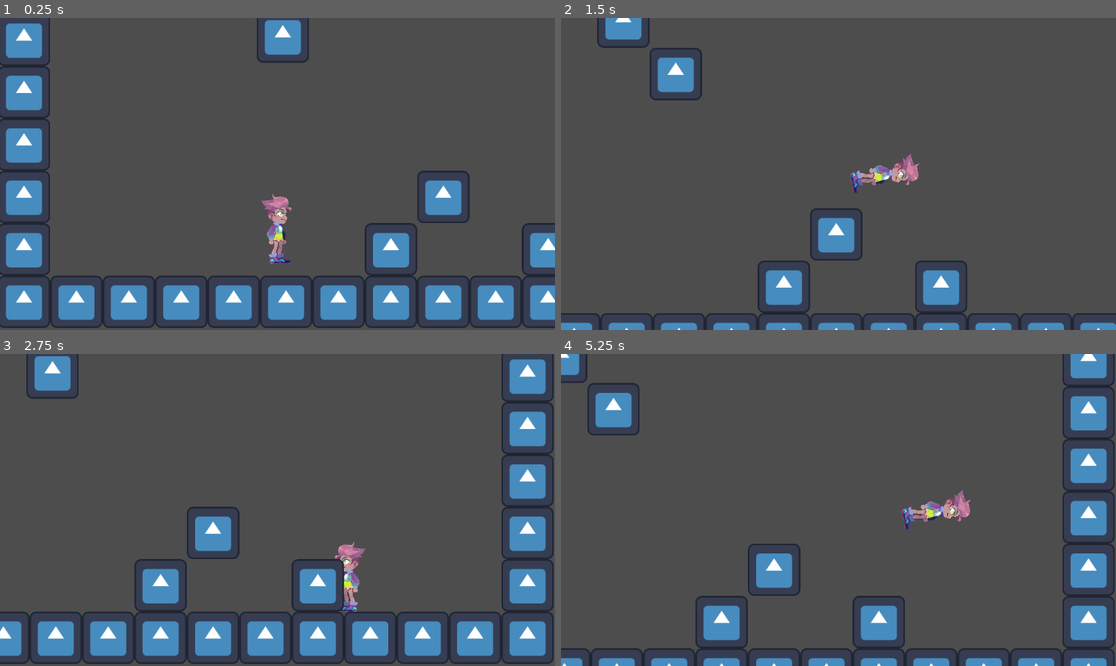
Above: before the commit, frames 1-4 (two rows, left to right).
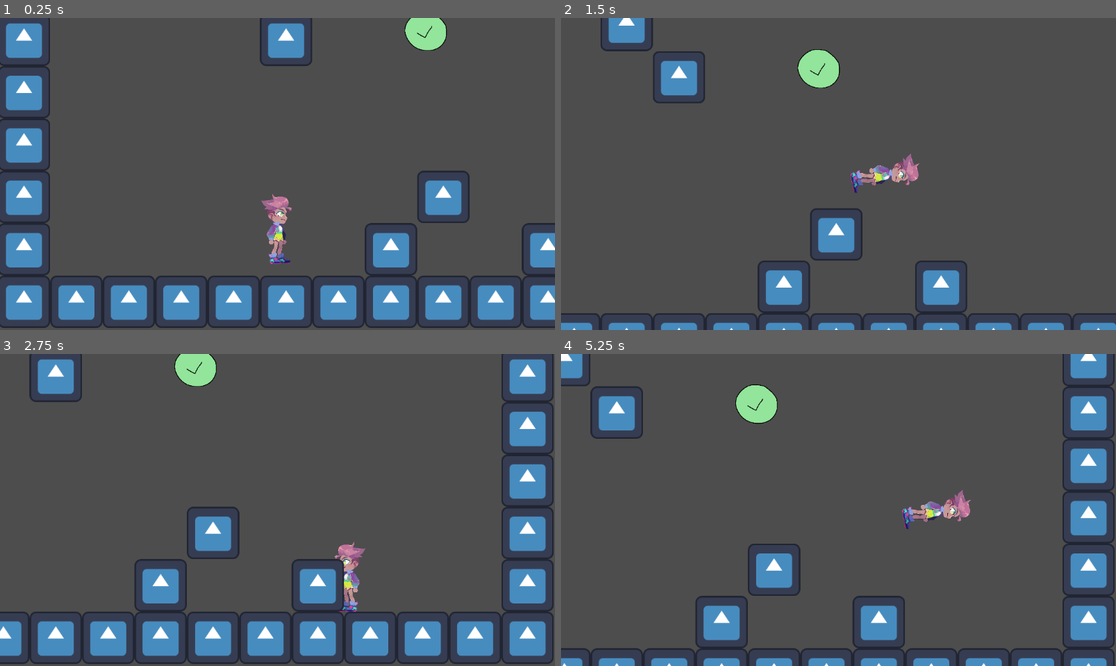
Above: after the commit, the same moments.

Repository: pepperfruits/Aurelia
Game: Godot game, scene res://Levels/TestingLevel/testing_level.tscn
Same seed, same stepped clock (60 frames per second), same inputs: the game is played once before the commit and once after it. The engine's default icon, where the game draws it, is replaced by a stand-in: a white triangle on a blue panel in a dark square.
Inputs:
- Up to frame 1 (0.25 s): no input
- Up to frame 2 (1.5 s): hold Right (move_right) from 0.53 s (still down); tap C (dash) at 0.6, 1.35 s; tap Z (jump) at 0.77 s
- Up to frame 3 (2.75 s): tap Z (jump) at 1.52 s; release Right (move_right) at 2.03 s; hold Left (move_left) from 2.03 s (still down); tap C (dash) at 2.1 s
- Up to frame 4 (5.25 s): tap Enter at 2.75 s; release Left (move_left) at 2.78 s; hold Right (move_right) 2.78-4.28 s; tap C (dash) every 0.75 s from 2.85 to 5.1 s; tap Z (jump) at 3.02, 3.77, 4.52 s; hold Left (move_left) 4.28-5.03 s; hold Right (move_right) from 5.03 s (still down)

The runs differ from the first frame. In frame 1, 1.3% of the frame differs, in the area x 46-81%, y 0-16%; in frame 2, 1.9%, in the area x 6-51%, y 0-28%; in frame 3, 1.3%; in frame 4, 1.7%.

Commit message:
Non-working placeholder hook

Diff:
--- /dev/null
+++ b/Environment/Hook/hook.tscn
@@ -0,0 +1,16 @@
+[gd_scene load_steps=3 format=3 uid="uid://degwbj0ixeanu"]
+
+[ext_resource type="Texture2D" uid="uid://4sydabqxtg2r" path="res://Environment/Hook/hookEnabled.png" id="1_se3hq"]
+
+[sub_resource type="CircleShape2D" id="CircleShape2D_42l0i"]
+radius = 192.167
+
+[node name="Hook" type="Area2D"]
+collision_layer = 0
+
+[node name="HookAreaCollisionShape" type="CollisionShape2D" parent="."]
+shape = SubResource("CircleShape2D_42l0i")
+
+[node name="HookSprite" type="Sprite2D" parent="."]
+scale = Vector2(0.5, 0.5)
+texture = ExtResource("1_se3hq")
--- a/Levels/TestingLevel/testing_level.tscn
+++ b/Levels/TestingLevel/testing_level.tscn
@@ -1,8 +1,9 @@
-[gd_scene load_steps=4 format=3 uid="uid://dvtd1nx3s8bn2"]
+[gd_scene load_steps=5 format=3 uid="uid://dvtd1nx3s8bn2"]
 
 [ext_resource type="PackedScene" uid="uid://cpgedr4f3xri6" path="res://Player/player.tscn" id="1_jr7kg"]
 [ext_resource type="Script" path="res://Levels/TestingLevel/PlayerCamera.gd" id="1_tigdo"]
 [ext_resource type="PackedScene" uid="uid://ba28ln6etuvvg" path="res://Environment/TestingBlock/testing_block.tscn" id="2_2udhs"]
+[ext_resource type="PackedScene" uid="uid://degwbj0ixeanu" path="res://Environment/Hook/hook.tscn" id="4_7y0ub"]
 
 [node name="TestingLevel" type="Node2D"]
 
@@ -15,6 +16,11 @@
 editor_draw_limits = true
 script = ExtResource("1_tigdo")
 p = NodePath("../Player")
+
+[node name="Dynamic Environment" type="Node2D" parent="."]
+
+[node name="Hook" parent="Dynamic Environment" instance=ExtResource("4_7y0ub")]
+position = Vector2(920, -88)
 
 [node name="Player" parent="." instance=ExtResource("1_jr7kg")]
 position = Vector2(555, 331)
@@ -167,13 +173,13 @@
 position = Vector2(1216, 456)
 
 [node name="TestingBlock28" parent="Blocks" instance=ExtResource("2_2udhs")]
-position = Vector2(568, -64)
+position = Vector2(576, -56)
 
 [node name="TestingBlock29" parent="Blocks" instance=ExtResource("2_2udhs")]
-position = Vector2(440, -192)
+position = Vector2(448, -184)
 
 [node name="TestingBlock30" parent="Blocks" instance=ExtResource("2_2udhs")]
-position = Vector2(312, -320)
+position = Vector2(320, -312)
 
 [node name="TestingBlock31" parent="Blocks" instance=ExtResource("2_2udhs")]
-position = Vector2(184, -448)
+position = Vector2(192, -440)
Binary file added: Environment/Hook/hookDisabled.png
Not shown, added: Environment/Hook/hookDisabled.png.import
Binary file added: Environment/Hook/hookEnabled.png
Not shown, added: Environment/Hook/hookEnabled.png.import
